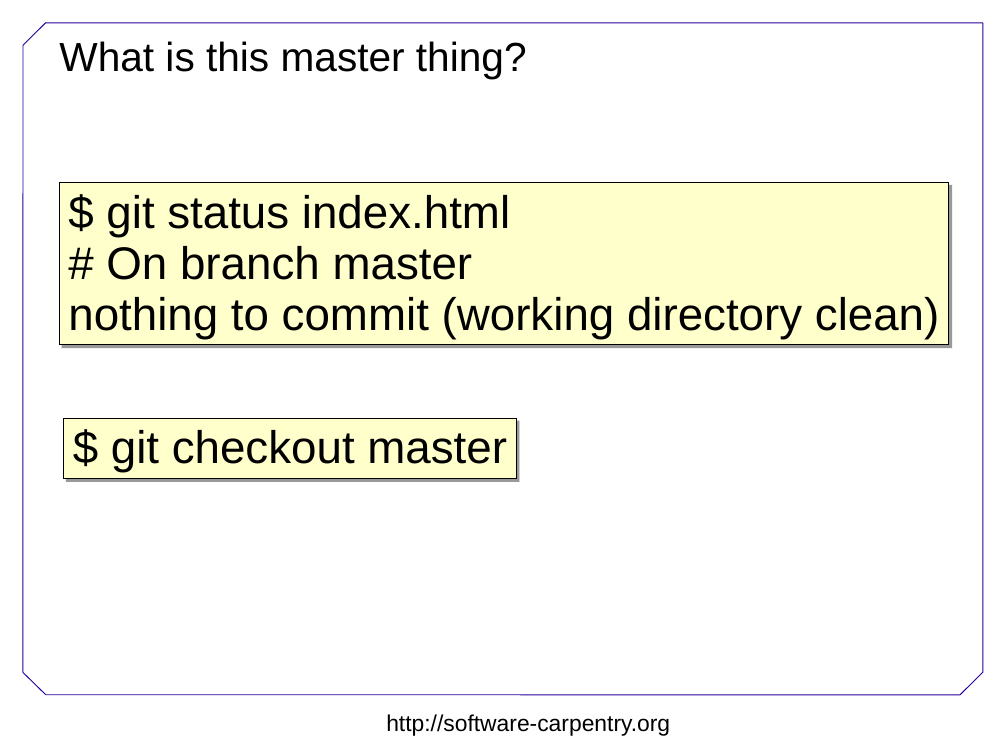
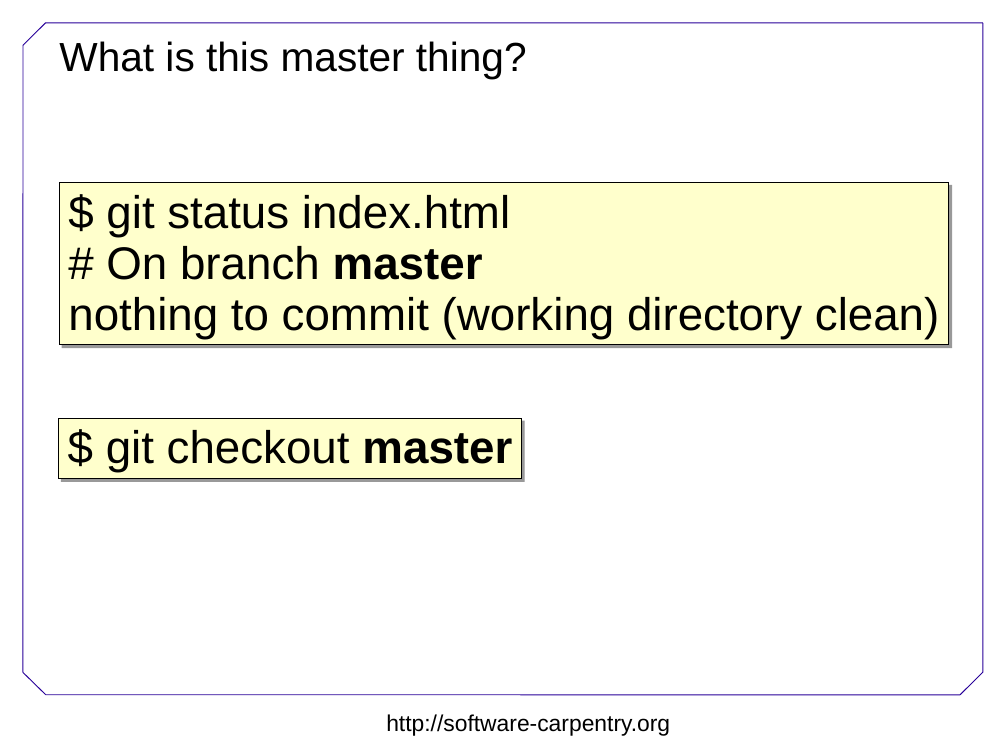
Before and after one commit to swcarpentry/DEPRECATED-boot-camps, a slide deck: slide 8 of version-control/git-oxford/Version-control.ppt. Drawn at 1008x756 pixels with LibreOffice and Linux fonts; fonts in the diff are those of the drawing; background and template pictures are left out. Boxes give left, top, right and bottom in pixels: in the first picture for what was removed or moved away, otherwise in the second. Text is boxed around its words. In the diff, an @@ line names an element or a change of style, - is before the commit and + after.

```diff
--- a/version-control/git-oxford/Version-control.ppt
+++ b/version-control/git-oxford/Version-control.ppt
@@ text in rectangle at <box>106,246,483,280</box>: bold on in "master" @@
@@ rectangle "$ git checkout master": place and size @@
-rectangle "$ git checkout master" at <box>64,418,517,478</box>
+rectangle "$ git checkout master" at <box>59,418,521,478</box>
@@ rectangle "$ git checkout master" at <box>59,418,521,478</box>: bold on in "master" @@
```
Also in this commit, not shown: 1 other file.
